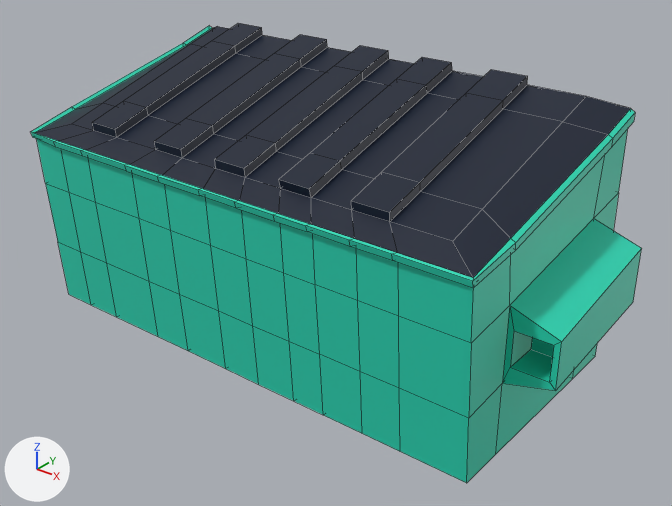
The FBX model Assets/_art/StreetProps/Dumpster.fbx: old version first, new version second.
Camera for both pictures: a camera (50 mm lens) standing at (1.917, -0.998, 1.012) and looking at (0.838, 0.351, 0.176). The axes (+X, +Y, +Z) are drawn at lower left. The lights are the same throughout. Mesh edges are drawn as thin lines. Where no turn or scale is listed for an object, it has been applied to the vertices.
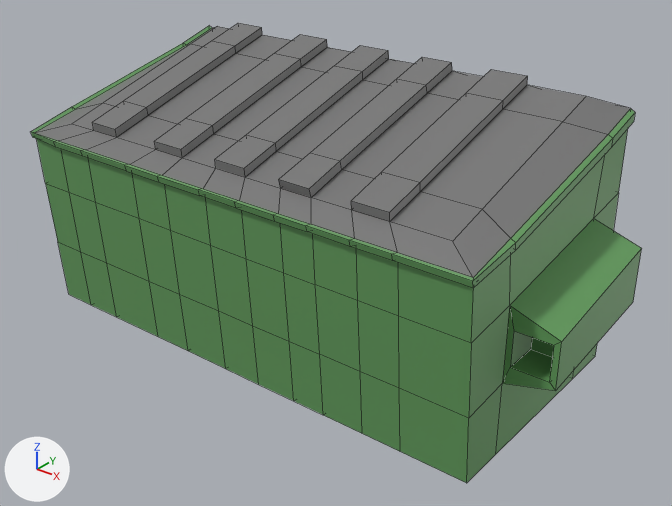
What differs and where, as boxes (x1, y1, x2, y2) in the pictures (672 x 506 px):
'pCube1', recoloured: (31, 23, 642, 483) in both

Edits to the bpy script that builds the scene:
```text
Change mat_lambert2:
    mat_lambert2.base_color: (0.0185, 0.651, 0.445) -> (0.125, 0.332, 0.109)  # cyan #25d3b2 -> green #639c5d
Change mat_lambert3:
    mat_lambert3.base_color: (0.00273, 0.00913, 0.0284) -> (0.184, 0.184, 0.184)  # dark blue #09182f -> grey #777777
```
